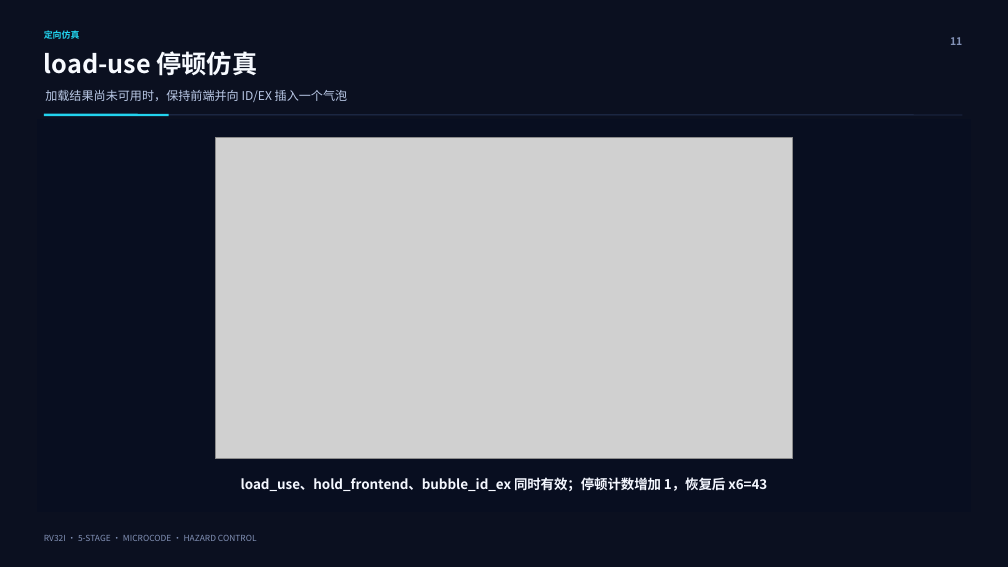
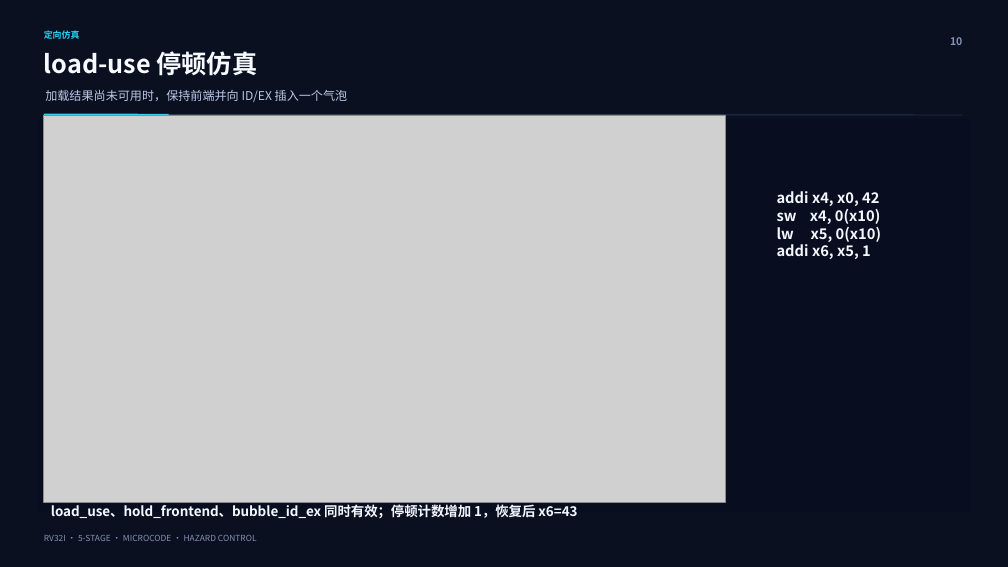
Before and after one commit to Neon246760/CPU-Course-Design, a slide deck: slide 10 of docs/中期汇报ppt/计组中期_含仿真波形_三人答辩补充版_修复版.pptx (slide 11 before the commit). Drawn at 1008x567 pixels with LibreOffice and Linux fonts; fonts in the diff are those of the drawing; grey boxes stand for pictures. Boxes give left, top, right and bottom in pixels: in the first picture for what was removed or moved away, otherwise in the second. Text is boxed around its words. In the diff, an @@ line names an element or a change of style, - is before the commit and + after.

```diff
--- a/docs/中期汇报ppt/计组中期_含仿真波形_三人答辩补充版_修复版.pptx
+++ b/docs/中期汇报ppt/计组中期_含仿真波形_三人答辩补充版_修复版.pptx
@@ text at (950, 37, 962, 45): text changed @@
-11
+10
@@ picture: place and size @@
-picture at (216, 138, 793, 458)
+picture at (44, 115, 725, 502)
@@ text added at (777, 191, 881, 259), 14 pt, text #F4F7FF, bold @@
+  addi x4, x0, 42
+  sw x4, 0(x10)
+  lw x5, 0(x10)
+  addi x6, x5, 1
@@ text "load_use、hold_frontend、bubble_id_ex 同时有效；停顿计数增加 1，恢复后 x6=43": place and size @@
-text "load_use、hold_frontend、bubble_id_ex 同时有效；停顿计数增加 1，恢复后 x6=43" at (241, 477, 767, 491)
+text "load_use、hold_frontend、bubble_id_ex 同时有效；停顿计数增加 1，恢复后 x6=43" at (51, 502, 577, 518)
```
Also in this commit, not shown: 4 other slides changed, 3 other files.
